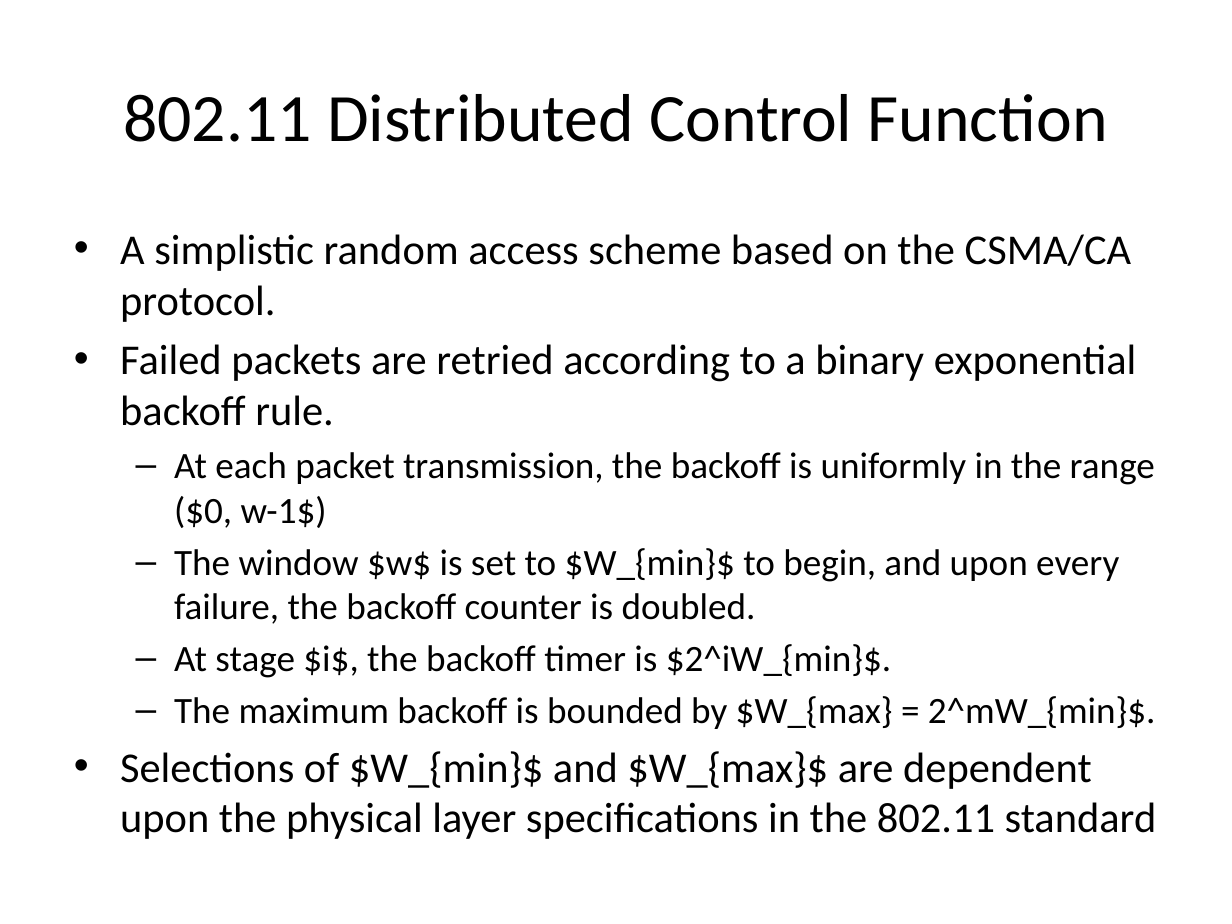
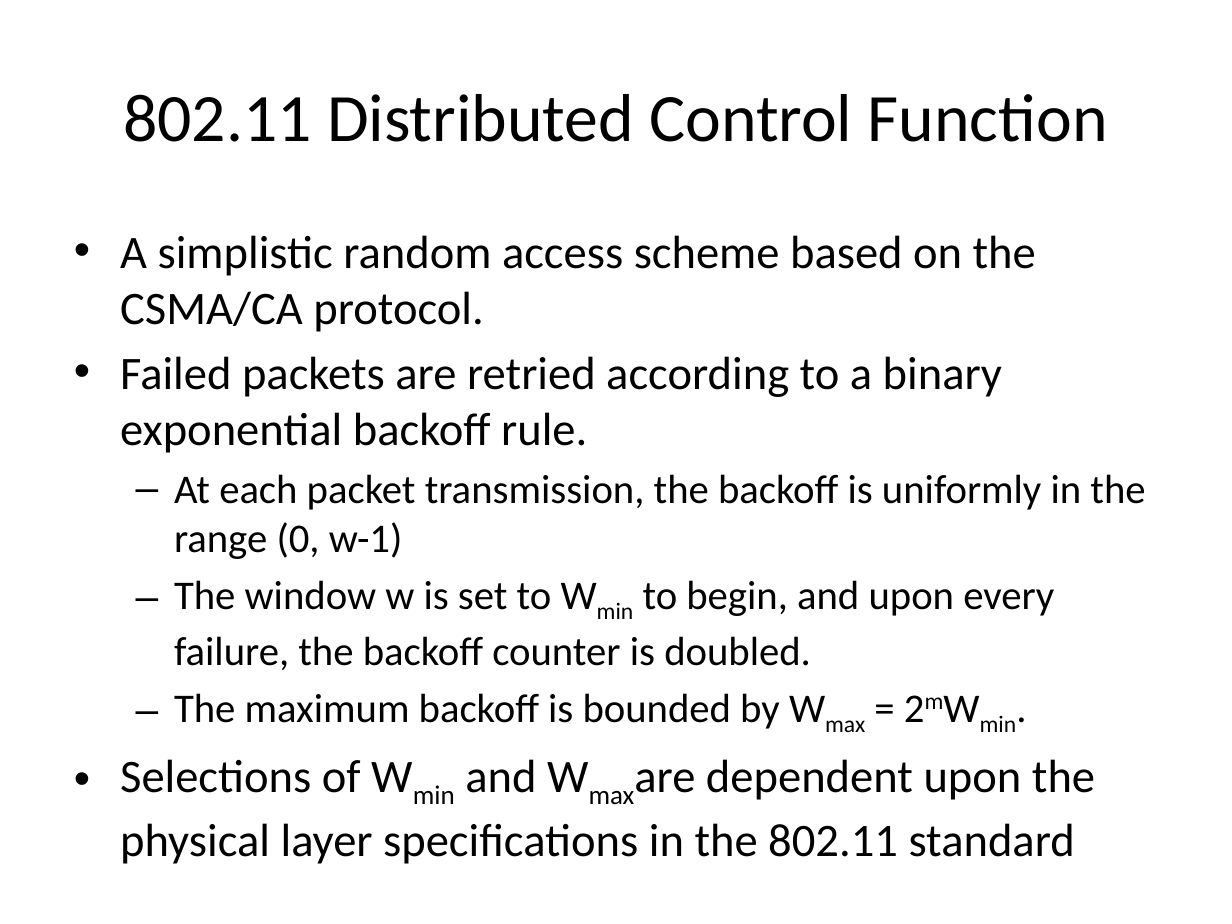
Before and after one commit to tamirh-uci/HeteroTrafficModels, a slide deck: slide 6 of presentation/slides.pptx. Drawn at 1232x924 pixels with LibreOffice and Linux fonts; fonts in the diff are those of the drawing. Boxes give left, top, right and bottom in pixels: in the first picture for what was removed or moved away, otherwise in the second. Text is boxed around its words. In the diff, an @@ line names an element or a change of style, - is before the commit and + after.

Commit message:
Added the new version of the slides

```diff
--- a/presentation/slides.pptx
+++ b/presentation/slides.pptx
@@ text at box(120, 235, 1036, 453): size 24.8 to 27.2 pt in "A simplistic random access scheme based on ...", "Failed packets are retried according to a ..." @@
@@ text at box(120, 474, 1145, 864): text changed; size 21.7 to 23.8 pt @@
-  – At each packet transmission, the backoff is uniformly in the range ($0, w-1$)
-  – The window $w$ is set to $W_{min}$ to begin, and upon every failure, the backoff counter is doubled.
-  – At stage $i$, the backoff timer is $2^iW_{min}$.
-  – The maximum backoff is bounded by $W_{max} = 2^mW_{min}$.
-• Selections of $W_{min}$ and $W_{max}$ are dependent upon the physical layer specifications in the 802.11 standard
+  – At each packet transmission, the backoff is uniformly in the range (0, w-1)
+  – The window w is set to Wmin to begin, and upon every failure, the backoff counter is doubled.
+  – The maximum backoff is bounded by Wmax = 2mWmin.
+• Selections of Wmin and Wmaxare dependent upon the physical layer specifications in the 802.11 standard
```
Also in this commit, not shown: 6 other slides changed, 13 slides added.
